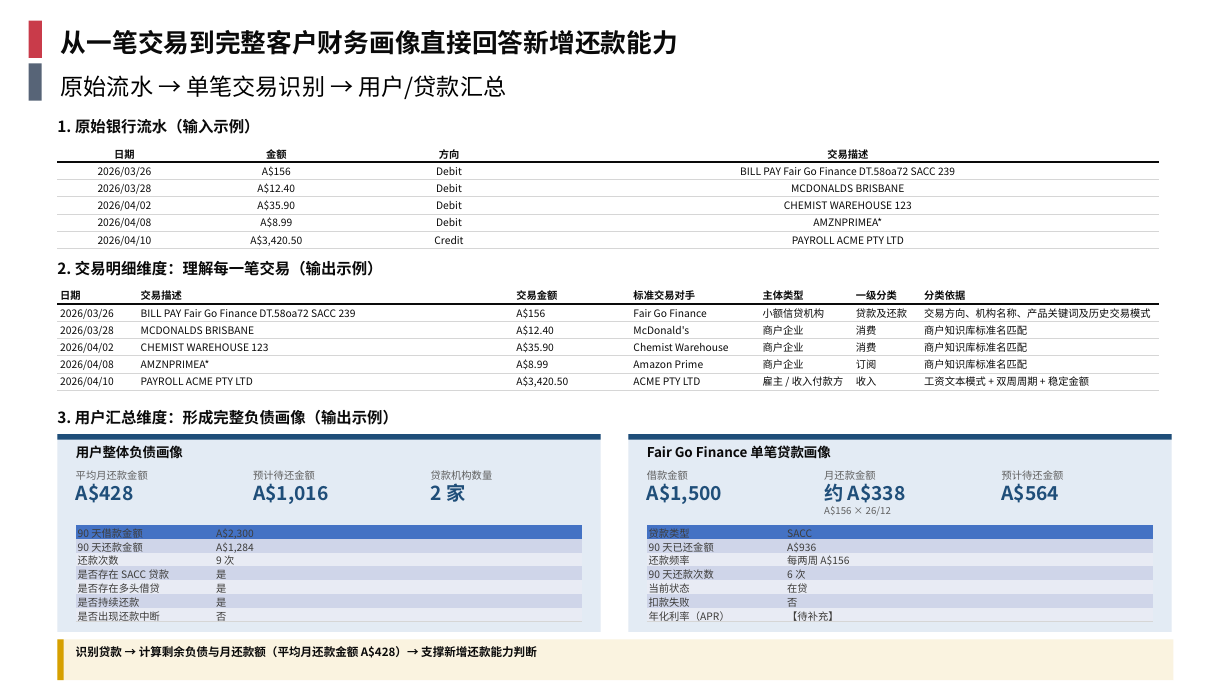
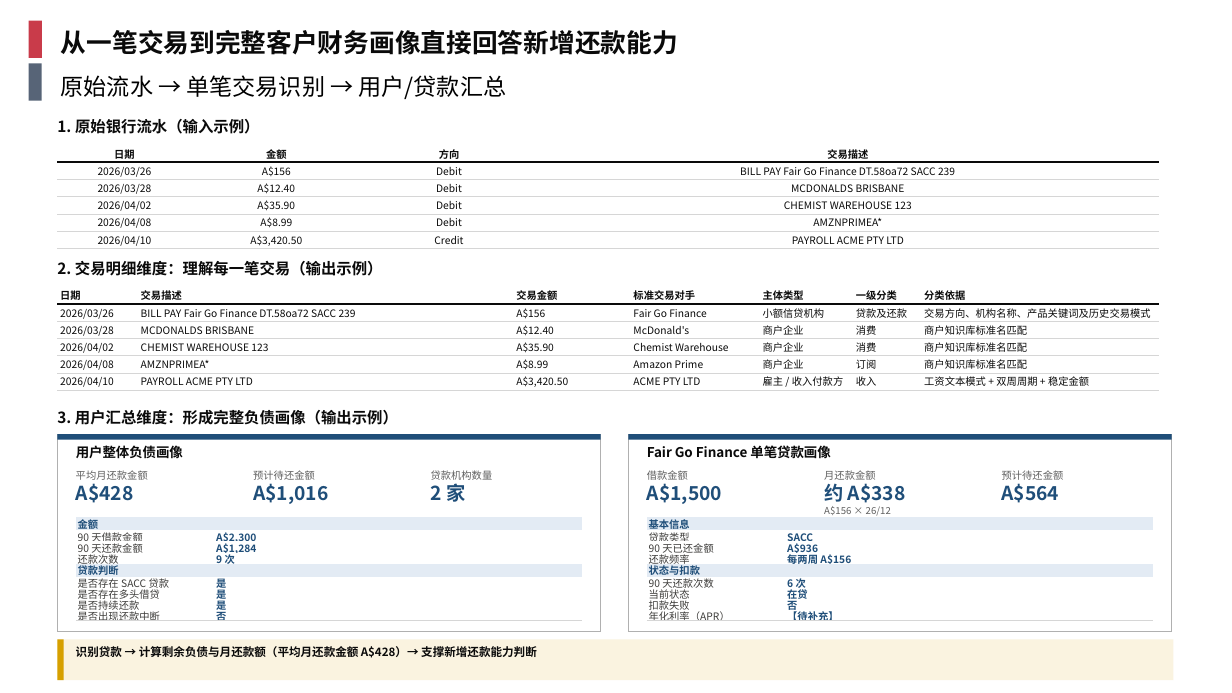
Before and after one commit to EliamZhang/AI-report-materials---August-13th, a slide deck: slide 2 of 银行流水分享_V1.7.pptx. Drawn at 1232x693 pixels with LibreOffice and Linux fonts; fonts in the diff are those of the drawing; background and template pictures are left out. Boxes give left, top, right and bottom in pixels: in the first picture for what was removed or moved away, otherwise in the second. Text is boxed around its words. In the diff, an @@ line names an element or a change of style, - is before the commit and + after.

```diff
--- a/银行流水分享_V1.7.pptx
+++ b/银行流水分享_V1.7.pptx
@@ rectangle at [57,434,601,632]: fill #E3EBF4 to #FFFFFF; outline none to #B0B0B0 0.75 pt @@
@@ rectangle at [628,434,1172,632]: fill #E3EBF4 to #FFFFFF; outline none to #B0B0B0 0.75 pt @@
@@ table at [76,518,582,628] @@
+row 1: 金额 | 
+row 5: 贷款判断 | 
@@ table: place and size @@
-table at [76,525,582,625]
+table at [76,518,582,628]
@@ table at [647,518,1153,625] @@
+row 1: 基本信息 | 
+row 5: 状态与扣款 | 
@@ table: place and size @@
-table at [647,525,1153,625]
+table at [647,518,1153,625]
```
Also in this commit, not shown: 2 other files.
